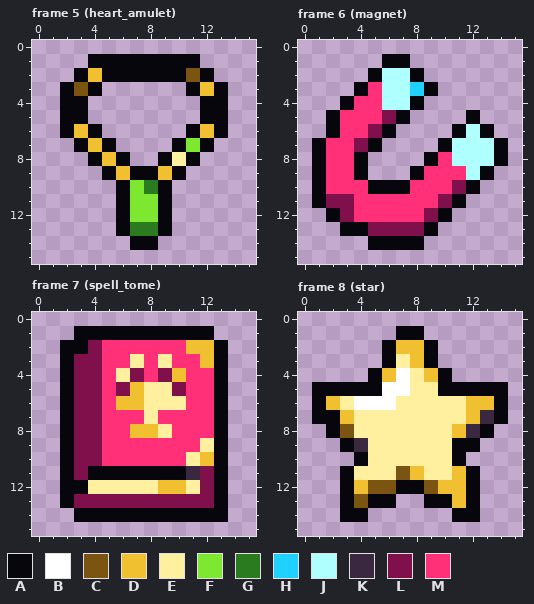
File history of a pixel-art file, projects/007_survivors/art/icons.aseprite. The first picture shows the starting point.
16x16 pixels, 8 frames. Colours within 5 levels of each other are drawn and written as one. Shown: frame 5 (heart_amulet), frame 6 (magnet), frame 7 (spell_tome), frame 8 (star). The commit also changed other frames, which this record leaves out.
Palette (. is transparent): A #06060c  B #ffffff  C #7a5410  D #f0c030  E #fff0a0  F #7ee830  G #2a7a20  H #20d0ff  J #b0ffff  K #3a2840  L #80104c  M #ff3078
The result:
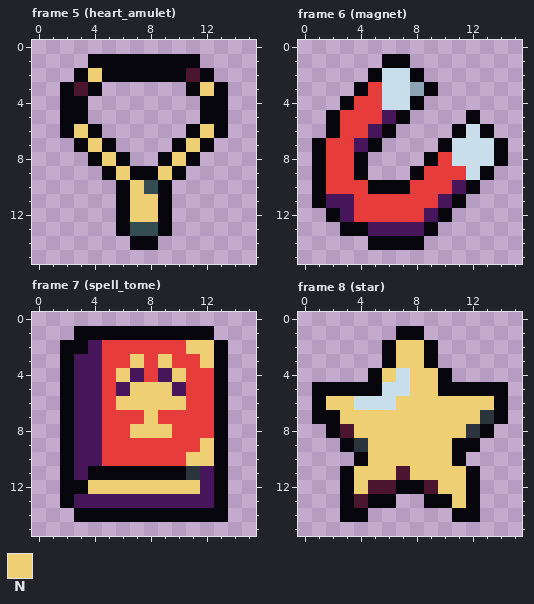
Colours new in this view: N #eecf74
Difference:
colour C: #7a5410 -> #4b1530
colour G: #2a7a20 -> #344d53
colour H: #20d0ff -> #8ca4b4
colour J: #b0ffff -> #c8dfeb
colour K: #3a2840 -> #2a343d
colour L: #80104c -> #46155a
colour M: #ff3078 -> #e63c3c
Frame 5 (heart_amulet):
y 2: x 4 D -> N
y 3: x 12 D -> N
y 6: x 3 D -> N; x 12 D -> N
y 7: x 4 D -> N; x 11 F -> N
y 8: x 5 D -> N; x 10 E -> N
y 9: x 6 D -> N; x 9 D -> N
y 10: x 7 F -> N
y 11..12: x 7..8 FF -> NN
Frame 7 (spell_tome):
y 2: x 11..12 DD -> NN
y 3: x 7 E -> N; x 9 E -> N; x 12 D -> N
y 4: x 6 E -> N; x 10 D -> N
y 5: x 7..9 DEE -> NNN
y 6: x 6..10 DDEEE -> NNNNN
y 7: x 8 E -> N
y 8: x 7..9 DDE -> NNN
y 9: x 12 E -> N
y 10: x 11..12 ED -> NN
y 12: x 4..11 EEEEEDDE -> NNNNNNNN
Frame 8 (star):
y 2: x 7..8 DD -> NN
y 3: x 7..8 ED -> NN
y 4: x 6..9 DBED -> NJNN
y 5: x 6..9 BBEE -> JJNN
y 6: x 2..13 DEBBBEEEEEDD -> NNJJJNNNNNNN
y 7: x 3..12 DEEEEEEEED -> NNNNNNNNNN
y 8: x 4..11 EEEEEEED -> NNNNNNNN
y 9..10: x 5..10 EEEEEE -> NNNNNN
y 11: x 4..6 EEE -> NNN; x 8..11 DEED -> NNNN
y 12: x 4 D -> N; x 10..11 DD -> NN
y 13: x 11 D -> N
Boxes around the changes in both pictures, in picture pixels (x1, y1, x2, y2):
changed: (74, 68, 214, 236)
changed: (326, 68, 494, 236)
changed: (74, 340, 214, 508)
changed: (326, 340, 494, 508)
